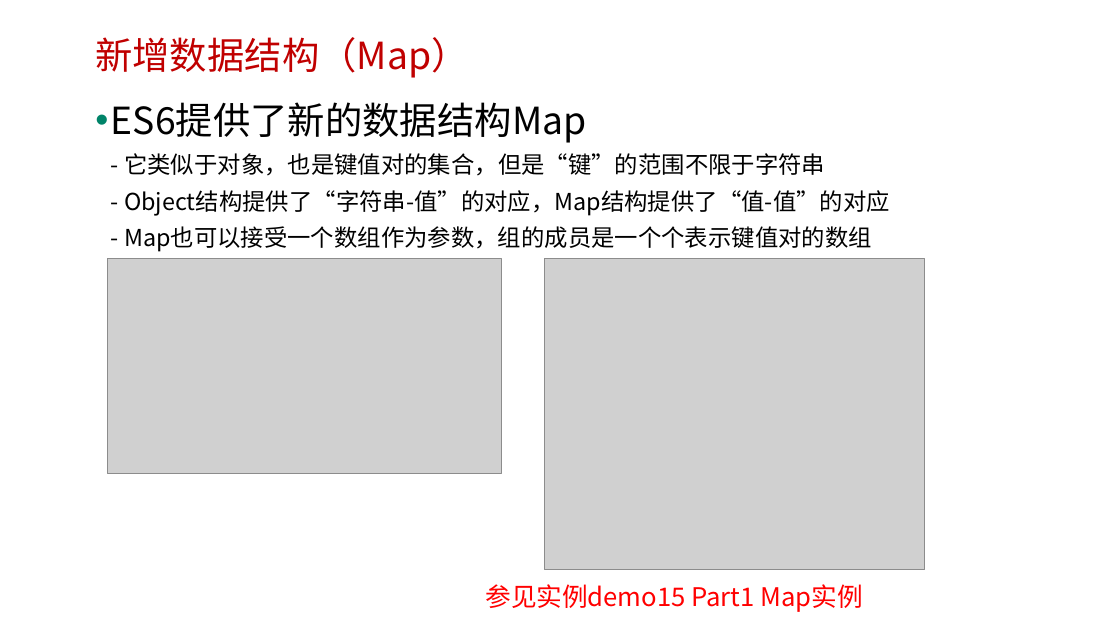
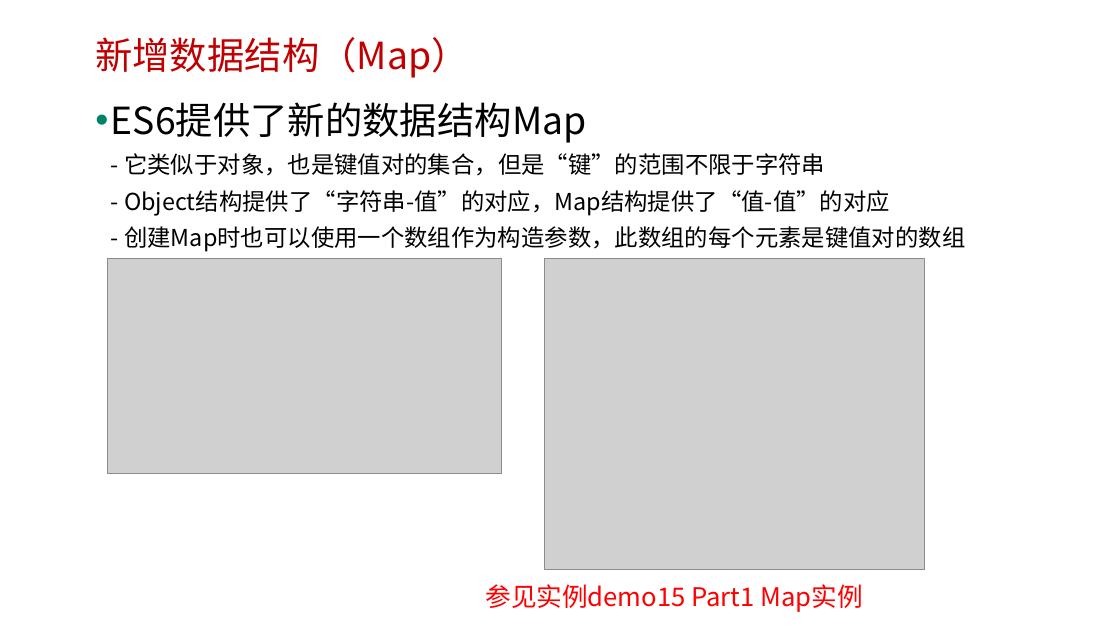
Before and after one commit to edu2act/course-javascript-advanced, a slide deck: slide 13 of 课程PPT/31.ES6新增数据类型和数据结构.pptx. Drawn at 1120x630 pixels with LibreOffice and Linux fonts; fonts in the diff are those of the drawing; grey boxes stand for pictures; background and template pictures are left out. Boxes give left, top, right and bottom in pixels: in the first picture for what was removed or moved away, otherwise in the second. Text is boxed around its words. In the diff, an @@ line names an element or a change of style, - is before the commit and + after.

```diff
--- a/课程PPT/31.ES6新增数据类型和数据结构.pptx
+++ b/课程PPT/31.ES6新增数据类型和数据结构.pptx
@@ text at (111,102,965,252): text changed @@
-• ES6提供了新的数据结构Map
-  - 它类似于对象，也是键值对的集合，但是“键”的范围不限于字符串
-  - Object结构提供了“字符串-值”的对应，Map结构提供了“值-值”的对应
-  - Map也可以接受一个数组作为参数，组的成员是一个个表示键值对的数组
+• ES6提供了新的数据结构Map
+  - 它类似于对象，也是键值对的集合，但是“键”的范围不限于字符串
+  - Object结构提供了“字符串-值”的对应，Map结构提供了“值-值”的对应
+  - 创建Map时也可以使用一个数组作为构造参数，此数组的每个元素是键值对的数组
```
Also in this commit, not shown: 2 other slides changed, 6 other files.
